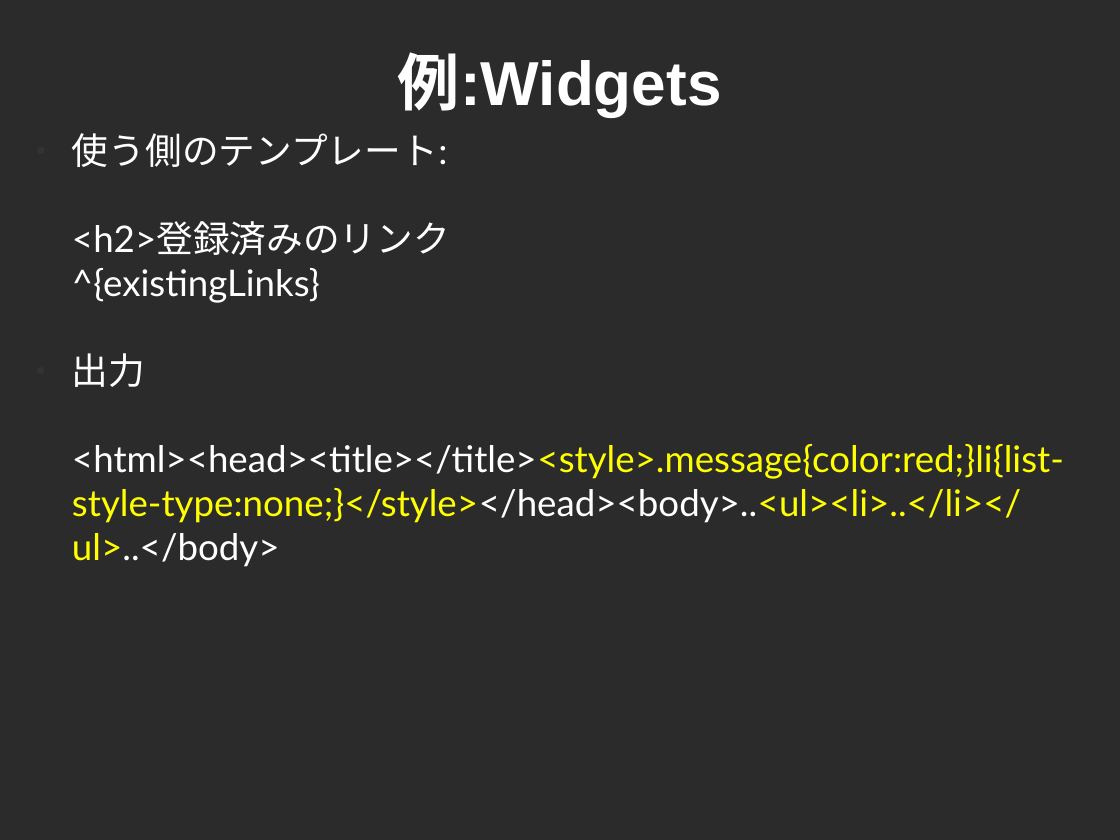
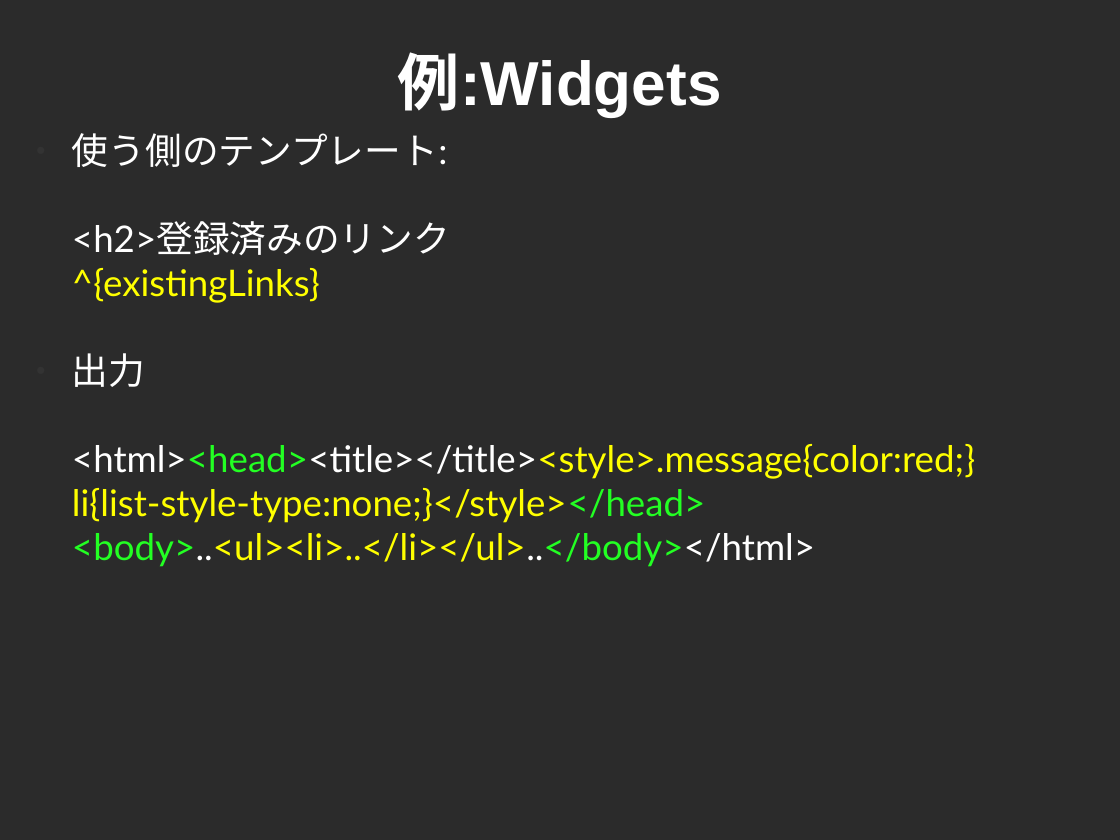
Before and after one commit to cutsea110/cross-slide, a slide deck: slide 26 of CROSS-Yesod.odp (slide 27 before the commit). Drawn at 1120x840 pixels with LibreOffice and Linux fonts; fonts in the diff are those of the drawing; background and template pictures are left out; a plain dark background stands for a picture behind light text. Boxes give left, top, right and bottom in pixels: in the first picture for what was removed or moved away, otherwise in the second. Text is boxed around its words. In the diff, an @@ line names an element or a change of style, - is before the commit and + after.

```diff
--- a/CROSS-Yesod.odp
+++ b/CROSS-Yesod.odp
@@ text at <box>72,268,320,303</box>: text colour #FFFFFF to #FFFF00 in "^{existingLinks}" @@
@@ text at <box>72,444,975,567</box>: text changed @@
-<html><head><title></title><style>.message{color:red;}li{list-style-type:none;}</style></head><body>..<ul><li>..</li></ul>..</body>
+<html><head><title></title><style>.message{color:red;}
+li{list-style-type:none;}</style></head>
+<body>..<ul><li>..</li></ul>..</body></html>
```
Also in this commit, not shown: 23 other slides changed, 2 slides removed, 1 other file.
